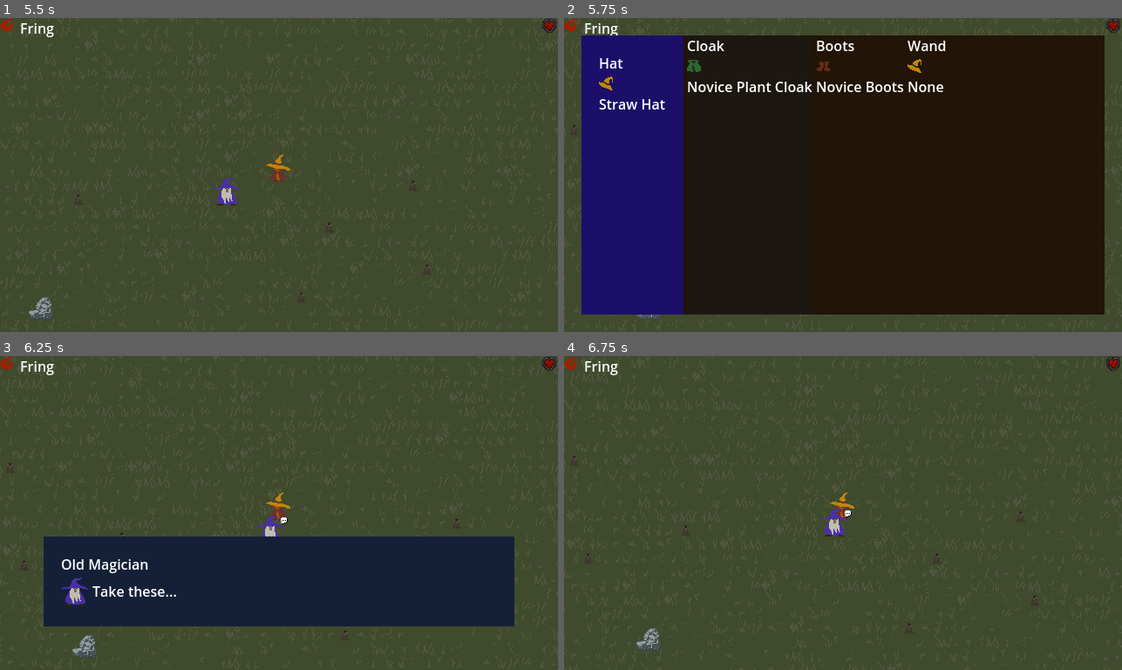
Above: before the commit, frames 1-4 (two rows, left to right).
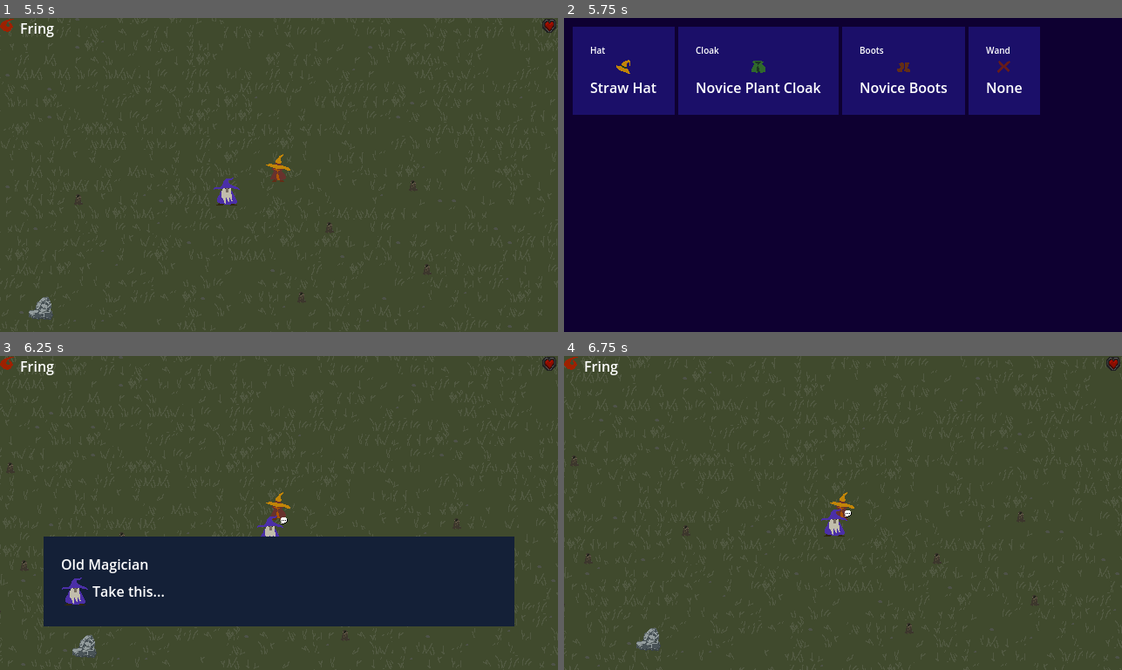
Above: after the commit, the same moments.

Repository: goshdarnheck/witchy-woods
Game: Godot game, scene res://main.tscn
The game is run twice, just before and just after one commit, with the same random seed, the same clock (stepped at 60 frames per second) and the same inputs.
Inputs:
- Up to frame 1 (5.5 s): click "New Game" at 0.5 s; click "AWAKEN" at 1.25 s; tap Enter at 2 s; hold D (right) 2.03-2.78 s; tap Space (action) at 2.1, 3.6, 5.1 s; hold S (down) 2.78-3.53 s; tap E (speak) at 2.85, 4.35 s; hold D (right) 3.53-4.28 s; hold W (up) 4.28-5.03 s; hold A (left) from 5.03 s (still down)
- Up to frame 2 (5.75 s): keep holding A (left); tap Tab (inventory) at 5.65 s
- Up to frame 3 (6.25 s): keep holding A (left); tap E (speak) at 5.85 s
- Up to frame 4 (6.75 s): tap Space (action) at 6.5, 6.6 s; release A (left) at 6.53 s; hold S (down) from 6.53 s (still down)

Frame 1 is identical in both runs. In frame 2, 96% of the frame differs, in the area x 0-100%, y 0-100%; in frame 3, less than 0.1%; in frame 4, nothing differs.

Commit message:
Inventory changes

Diff:
--- a/npcs/master.gd
+++ b/npcs/master.gd
@@ -6,7 +6,7 @@
 	"takethese": {
 		"name": displayName,
 		"image": "master.png",
-		"text": "Take these...",
+		"text": "Take this...",
 		"func": "_give_items"
 	},
 	"why": {
--- /dev/null
+++ b/ui/bits/panel-style.tres
@@ -0,0 +1,8 @@
+[gd_resource type="StyleBoxFlat" format=3 uid="uid://bkauimjeafhoj"]
+
+[resource]
+content_margin_left = 20.0
+content_margin_top = 20.0
+content_margin_right = 20.0
+content_margin_bottom = 20.0
+bg_color = Color(0.105882, 0.0588235, 0.411765, 1)
--- a/ui/inventory.tscn
+++ b/ui/inventory.tscn
@@ -1,117 +1,122 @@
 [gd_scene load_steps=5 format=3 uid="uid://c4kq6w0a3clwt"]
 
 [ext_resource type="Script" path="res://ui/Inventory.gd" id="1_4k2u2"]
-[ext_resource type="Texture2D" uid="uid://iuk5lkwif0jb" path="res://textures/novice-plant-hat.png" id="1_s7vem"]
+[ext_resource type="StyleBox" uid="uid://bkauimjeafhoj" path="res://ui/bits/panel-style.tres" id="2_6ifre"]
+[ext_resource type="Texture2D" uid="uid://dby20g081si1x" path="res://textures/x-16.png" id="3_neiad"]
 
 [sub_resource type="StyleBoxFlat" id="StyleBoxFlat_3tgxs"]
-bg_color = Color(0.133333, 0.0784314, 0.027451, 1)
-
-[sub_resource type="StyleBoxFlat" id="StyleBoxFlat_ikvpu"]
-content_margin_left = 20.0
-content_margin_top = 20.0
-content_margin_right = 20.0
-content_margin_bottom = 20.0
-bg_color = Color(0.105882, 0.0588235, 0.411765, 1)
+bg_color = Color(0.054902, 0, 0.192157, 1)
+expand_margin_left = 10.0
+expand_margin_top = 10.0
+expand_margin_right = 10.0
+expand_margin_bottom = 10.0
 
 [node name="Inventory" type="PanelContainer"]
-anchors_preset = 15
+anchors_preset = -1
 anchor_right = 1.0
 anchor_bottom = 1.0
-offset_left = 20.0
-offset_top = 20.0
-offset_right = -20.0
-offset_bottom = -20.0
+offset_left = 10.0
+offset_top = 10.0
+offset_right = -10.0
+offset_bottom = -10.0
+grow_horizontal = 2
+grow_vertical = 2
 theme_override_styles/panel = SubResource("StyleBoxFlat_3tgxs")
 script = ExtResource("1_4k2u2")
 
 [node name="Equipment" type="HBoxContainer" parent="."]
 layout_mode = 2
+size_flags_horizontal = 0
+size_flags_vertical = 0
 
 [node name="HatPanel" type="PanelContainer" parent="Equipment"]
 layout_mode = 2
-theme_override_styles/panel = SubResource("StyleBoxFlat_ikvpu")
+theme_override_styles/panel = ExtResource("2_6ifre")
 
 [node name="HatInfo" type="VBoxContainer" parent="Equipment/HatPanel"]
 layout_mode = 2
 
 [node name="Label" type="Label" parent="Equipment/HatPanel/HatInfo"]
 layout_mode = 2
+theme_override_font_sizes/font_size = 10
 text = "Hat"
 
 [node name="HatImage" type="TextureRect" parent="Equipment/HatPanel/HatInfo"]
 texture_filter = 1
 layout_mode = 2
-size_flags_horizontal = 0
-texture = ExtResource("1_s7vem")
+size_flags_horizontal = 4
+texture = ExtResource("3_neiad")
 
 [node name="HatName" type="Label" parent="Equipment/HatPanel/HatInfo"]
 layout_mode = 2
-text = "Novice Plant Hat
-"
+text = "Novice Plant Hat"
 
 [node name="CloakPanel" type="PanelContainer" parent="Equipment"]
 layout_mode = 2
+theme_override_styles/panel = ExtResource("2_6ifre")
 
 [node name="CloakInfo" type="VBoxContainer" parent="Equipment/CloakPanel"]
 layout_mode = 2
 
 [node name="Label" type="Label" parent="Equipment/CloakPanel/CloakInfo"]
 layout_mode = 2
+theme_override_font_sizes/font_size = 10
 text = "Cloak
 "
 
 [node name="CloakImage" type="TextureRect" parent="Equipment/CloakPanel/CloakInfo"]
 texture_filter = 1
 layout_mode = 2
-size_flags_horizontal = 0
-texture = ExtResource("1_s7vem")
+size_flags_horizontal = 4
+texture = ExtResource("3_neiad")
 
 [node name="CloakName" type="Label" parent="Equipment/CloakPanel/CloakInfo"]
 layout_mode = 2
-text = "None
-"
+text = "None"
 
-[node name="BootsBox" type="VBoxContainer" parent="Equipment"]
+[node name="BootsPanel" type="PanelContainer" parent="Equipment"]
+layout_mode = 2
+theme_override_styles/panel = ExtResource("2_6ifre")
+
+[node name="BootsBox" type="VBoxContainer" parent="Equipment/BootsPanel"]
 layout_mode = 2
 
-[node name="Label" type="Label" parent="Equipment/BootsBox"]
+[node name="Label" type="Label" parent="Equipment/BootsPanel/BootsBox"]
 layout_mode = 2
+theme_override_font_sizes/font_size = 10
 text = "Boots
 "
 
-[node name="VBoxContainer" type="VBoxContainer" parent="Equipment/BootsBox"]
+[node name="BootsImage" type="TextureRect" parent="Equipment/BootsPanel/BootsBox"]
+texture_filter = 1
+layout_mode = 2
+size_flags_horizontal = 4
+texture = ExtResource("3_neiad")
+
+[node name="BootsName" type="Label" parent="Equipment/BootsPanel/BootsBox"]
+layout_mode = 2
+text = "None"
+
+[node name="WandPanel" type="PanelContainer" parent="Equipment"]
+layout_mode = 2
+theme_override_styles/panel = ExtResource("2_6ifre")
+
+[node name="WandBox" type="VBoxContainer" parent="Equipment/WandPanel"]
 layout_mode = 2
 
-[node name="BootsImage" type="TextureRect" parent="Equipment/BootsBox/VBoxContainer"]
+[node name="Label" type="Label" parent="Equipment/WandPanel/WandBox"]
+layout_mode = 2
+theme_override_font_sizes/font_size = 10
+text = "Wand
+"
+
+[node name="WandImage" type="TextureRect" parent="Equipment/WandPanel/WandBox"]
 texture_filter = 1
 layout_mode = 2
-size_flags_horizontal = 0
-texture = ExtResource("1_s7vem")
+size_flags_horizontal = 4
+texture = ExtResource("3_neiad")
 
-[node name="BootsName" type="Label" parent="Equipment/BootsBox/VBoxContainer"]
+[node name="WandName" type="Label" parent="Equipment/WandPanel/WandBox"]
 layout_mode = 2
 text = "None
 "
-
-[node name="WandBox" type="VBoxContainer" parent="Equipment"]
-layout_mode = 2
-
-[node name="Label" type="Label" parent="Equipment/WandBox"]
-layout_mode = 2
-text = "Wand
-"
-
-[node name="VBoxContainer" type="VBoxContainer" parent="Equipment/WandBox"]
-layout_mode = 2
-
-[node name="WandImage" type="TextureRect" parent="Equipment/WandBox/VBoxContainer"]
-texture_filter = 1
-layout_mode = 2
-size_flags_horizontal = 0
-texture = ExtResource("1_s7vem")
-
-[node name="WandName" type="Label" parent="Equipment/WandBox/VBoxContainer"]
-layout_mode = 2
-text = "None
-
-"
Binary file added: textures/x-16.png
Not shown, added: textures/x-16.png.import
Not shown, added: art/x-16.xcf
